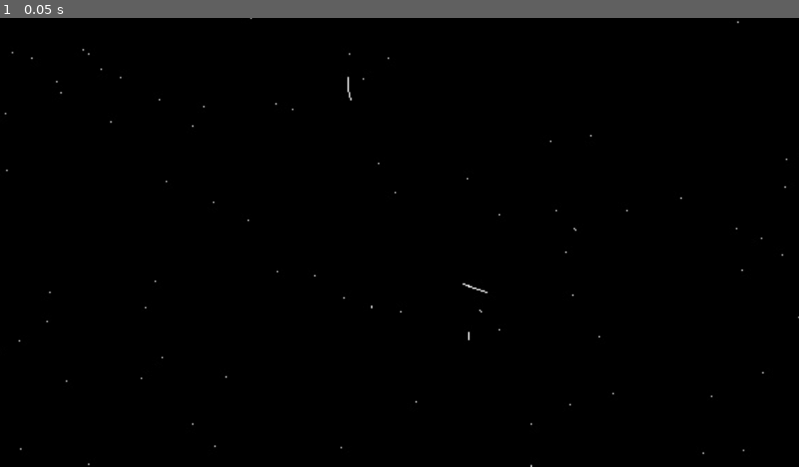
Above: before the commit, frame 1.
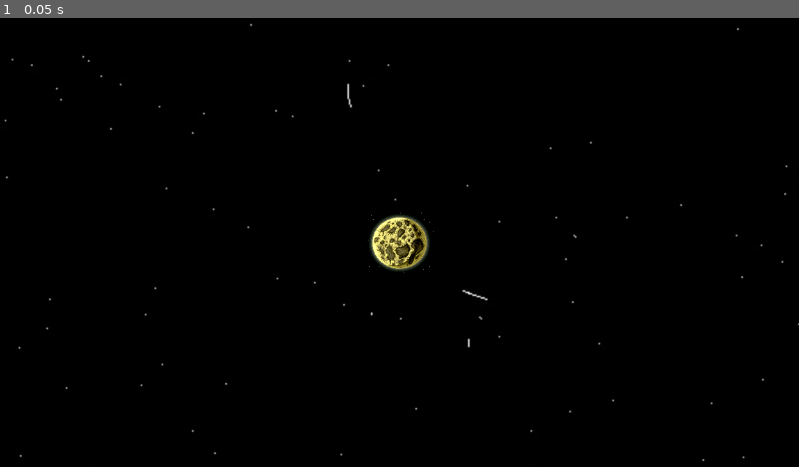
Above: after the commit, the same moment.

Repository: Fila2224/bounce-back
Game: Godot game, scene res://scenes/main_scene.tscn
Same seed, same stepped clock (60 frames per second), same inputs: the game is played once before the commit and once after it. Before the commit the project starts from res://main_scene.tscn.
Inputs:
- Up to frame 1 (0.05 s): no input

The runs differ from the first frame. In frame 1, 1.1% of the frame differs, in the area x 0-100%, y 0-100%.

Commit message:
import planet to root scene

Diff:
--- a/main_scene.tscn
+++ /dev/null
@@ -1,12 +0,0 @@
-[gd_scene load_steps=2 format=3 uid="uid://brdy86nmjtwqy"]
-
-[ext_resource type="Texture2D" uid="uid://uyiytog8t307" path="res://assets/galaxy.jpg" id="1_0f027"]
-
-[node name="main_scene" type="Node2D"]
-
-[node name="Sprite2D" type="Sprite2D" parent="."]
-texture = ExtResource("1_0f027")
-
-[node name="Camera2D" type="Camera2D" parent="."]
-position = Vector2(-356, 5)
-zoom = Vector2(2, 2)
--- a/project.godot
+++ b/project.godot
@@ -15,6 +15,6 @@
 [application]
 
 config/name="bounce back"
-run/main_scene="res://main_scene.tscn"
-config/features=PackedStringArray("4.5", "Forward Plus")
+run/main_scene="res://scenes/main_scene.tscn"
+config/features=PackedStringArray("4.7", "Forward Plus")
 config/icon="res://icon.svg"
--- a/scenes/game.tscn
+++ /dev/null
@@ -1,3 +0,0 @@
-[gd_scene format=3 uid="uid://br0o1glm5qupd"]
-
-[node name="game" type="Node2D" unique_id=267023210]
--- /dev/null
+++ b/scenes/main_scene.tscn
@@ -0,0 +1,18 @@
+[gd_scene format=3 uid="uid://brdy86nmjtwqy"]
+
+[ext_resource type="Texture2D" uid="uid://uyiytog8t307" path="res://assets/galaxy.jpg" id="1_0f027"]
+[ext_resource type="PackedScene" uid="uid://c2bjypt5qheov" path="res://scenes/moon-center.tscn" id="2_pw63i"]
+
+[node name="main_scene" type="Node2D" unique_id=1076179958]
+
+[node name="Sprite2D" type="Sprite2D" parent="." unique_id=1115837974]
+texture = ExtResource("1_0f027")
+
+[node name="moon-center" parent="." unique_id=1078681919 instance=ExtResource("2_pw63i")]
+position = Vector2(-356, 0)
+scale = Vector2(0.3984375, 0.375)
+
+[node name="Camera2D" type="Camera2D" parent="moon-center" unique_id=1825717763]
+position = Vector2(0, 2.3841858e-07)
+scale = Vector2(2.509804, 2.6666667)
+zoom = Vector2(2, 2)
--- /dev/null
+++ b/scenes/moon-center.tscn
@@ -0,0 +1,6 @@
+[gd_scene format=3 uid="uid://c2bjypt5qheov"]
+
+[ext_resource type="Texture2D" uid="uid://dly4xhu8p2x8n" path="res://assets/16.png" id="1_vivaf"]
+
+[node name="moon-center" type="Sprite2D" unique_id=1078681919]
+texture = ExtResource("1_vivaf")
Binary file added: assets/16.png
Not shown, added: assets/16.png.import
